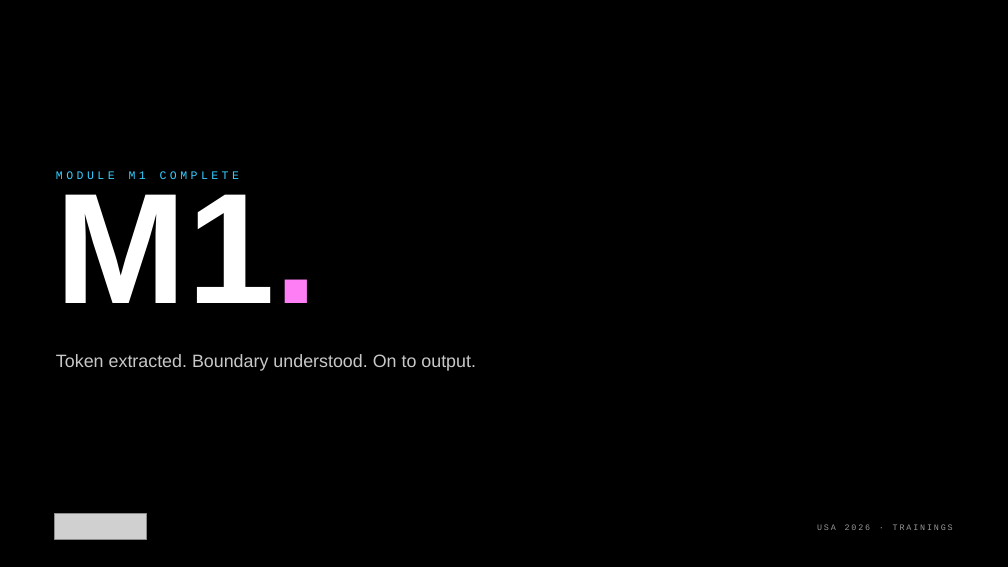
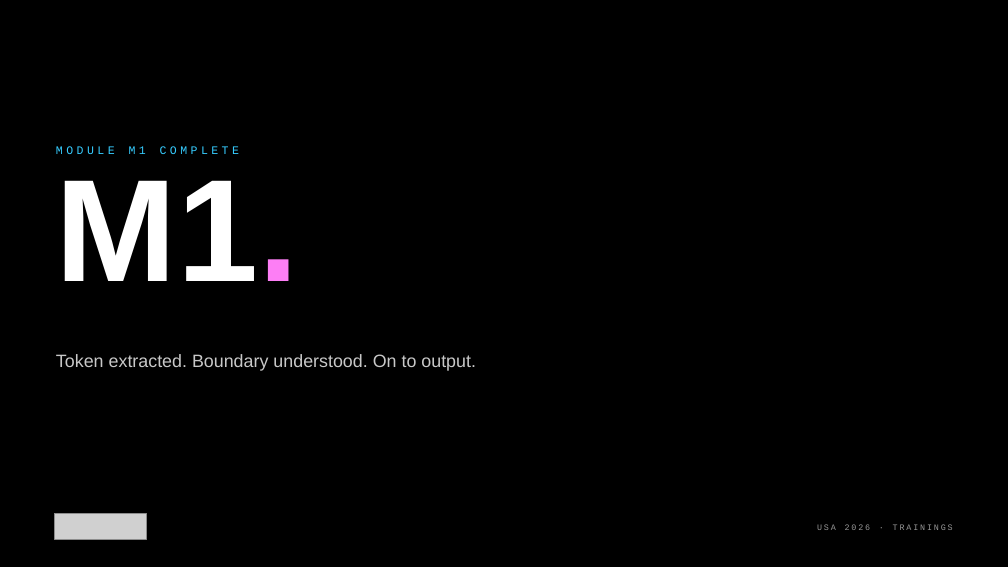
Before and after one commit to kkmookhey/training, a slide deck: slide 29 of blackhat-2026-adversarial-ai/M1-prompt-injection/slides/M1 Prompt Injection.pptx. Drawn at 1008x567 pixels with LibreOffice and Linux fonts; fonts in the diff are those of the drawing; grey boxes stand for pictures. Boxes give left, top, right and bottom in pixels: in the first picture for what was removed or moved away, otherwise in the second. Text is boxed around its words. In the diff, an @@ line names an element or a change of style, - is before the commit and + after.

```diff
--- a/blackhat-2026-adversarial-ai/M1-prompt-injection/slides/M1 Prompt Injection.pptx
+++ b/blackhat-2026-adversarial-ai/M1-prompt-injection/slides/M1 Prompt Injection.pptx
@@ text "MODULE M1 COMPLETE" moved from (x1=56, y1=171, x2=239, y2=179) to (x1=56, y1=146, x2=239, y2=154) @@
@@ text "M1." at (x1=56, y1=180, x2=299, y2=281): size 225 to 208.1 pt; line spacing 0.7 to 0.6 @@
```
Also in this commit, not shown: 28 other slides changed, 5 other files.
